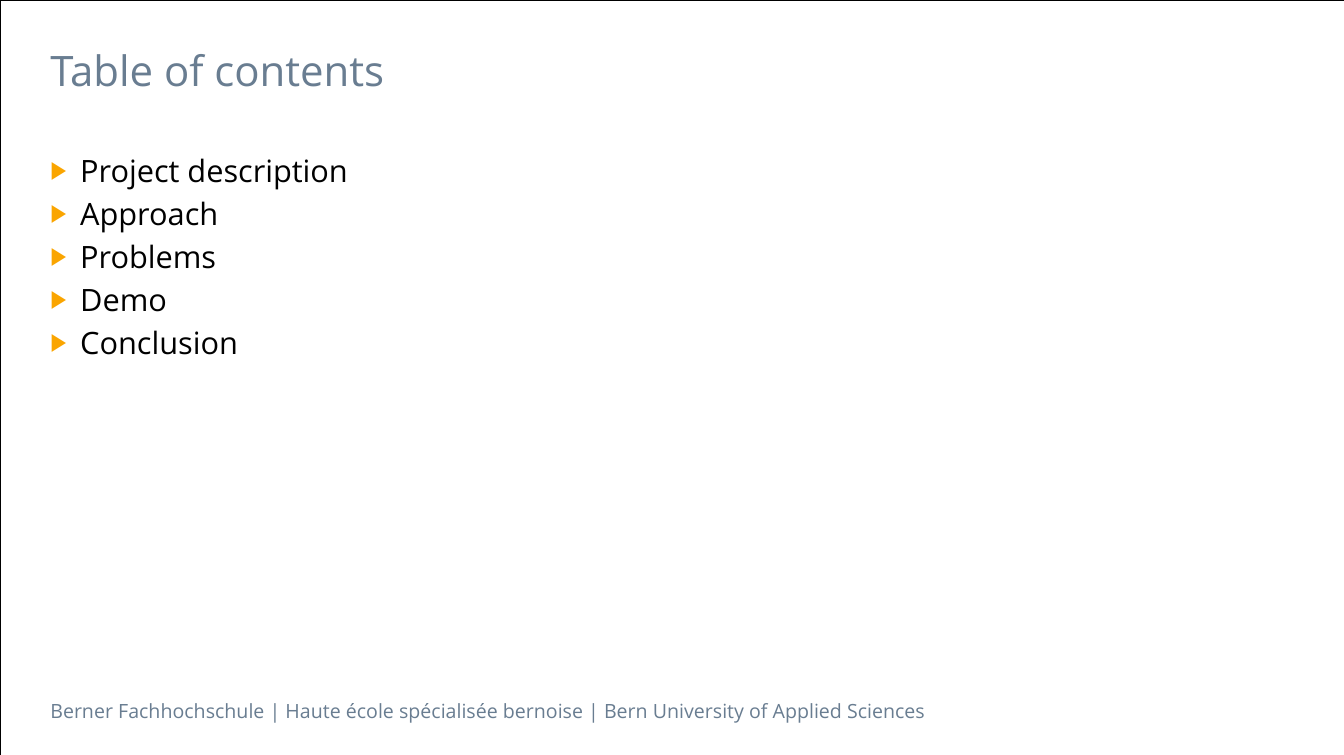
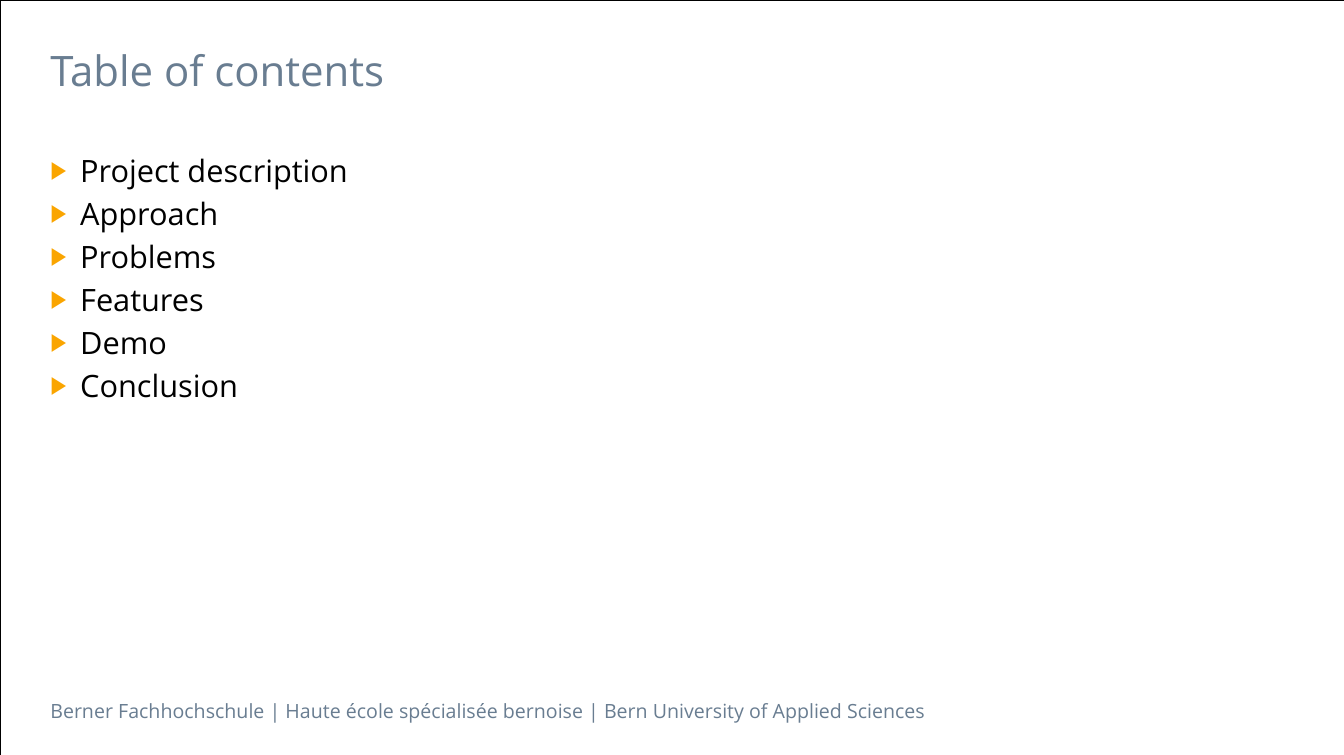
Before and after one commit to B3N5CH1/DiscoPlanet, a slide deck: slide 2 of doc/Presentation.pptx. Drawn at 1344x755 pixels with LibreOffice and Linux fonts; fonts in the diff are those of the drawing. Boxes give left, top, right and bottom in pixels: in the first picture for what was removed or moved away, otherwise in the second. Text is boxed around its words. In the diff, an @@ line names an element or a change of style, - is before the commit and + after.

```diff
--- a/doc/Presentation.pptx
+++ b/doc/Presentation.pptx
@@ text at (80,289,204,312): paragraph added @@
+▶ Features
```
Also in this commit, not shown: 1 other slide changed, 2 slides added.
